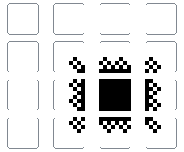
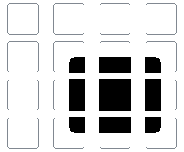
Layer changes from the first 184×152 image to the second:
painted on "Pasted Layer" over [69, 57, 161, 133]
